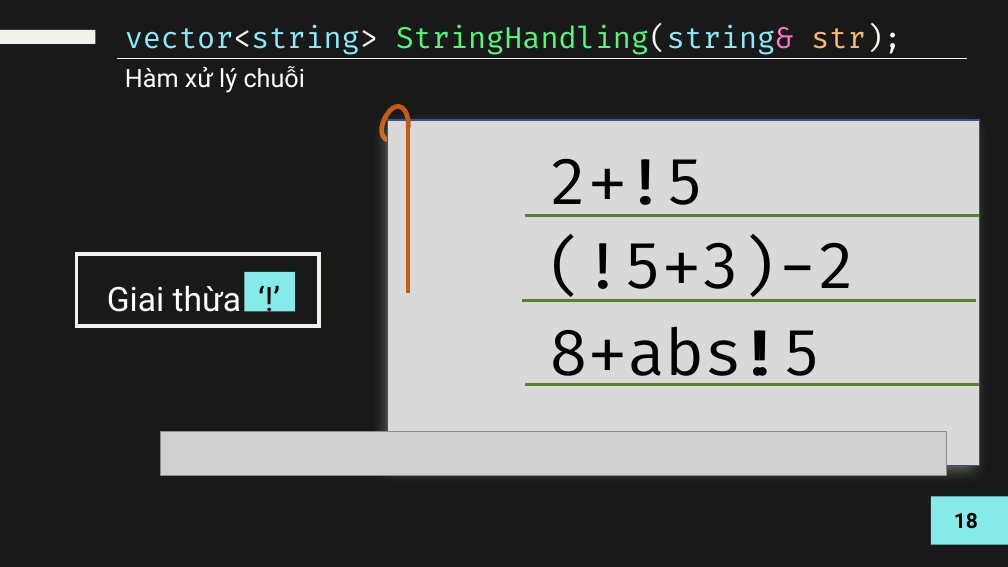
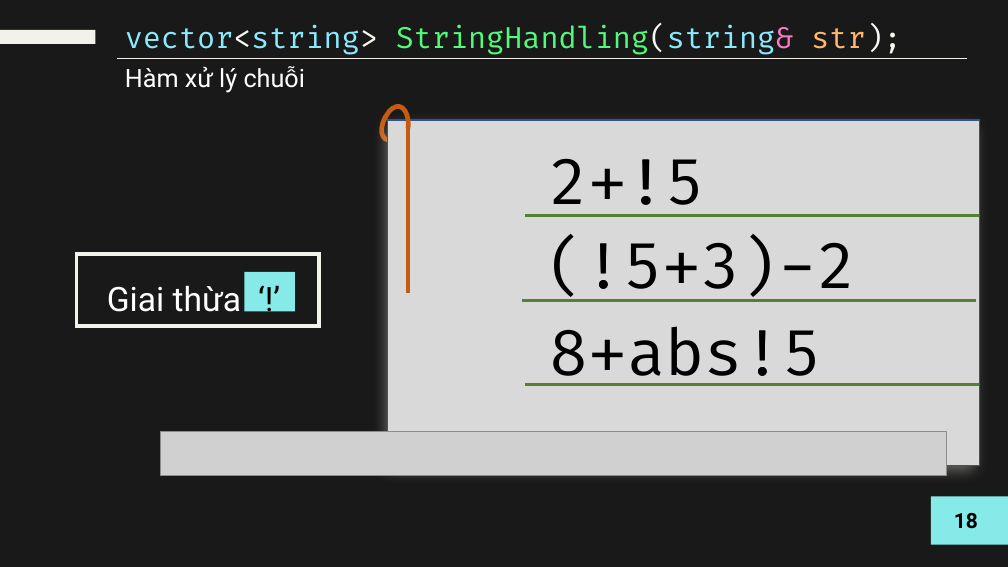
Before and after one commit to ngocson1042002/Project-OOP, a slide deck: slide 31 of Presentation-Bai2.pptx. Drawn at 1008x567 pixels with LibreOffice and Linux fonts; fonts in the diff are those of the drawing; grey boxes stand for pictures. Boxes give left, top, right and bottom in pixels: in the first picture for what was removed or moved away, otherwise in the second. Text is boxed around its words. In the diff, an @@ line names an element or a change of style, - is before the commit and + after.

```diff
--- a/Presentation-Bai2.pptx
+++ b/Presentation-Bai2.pptx
@@ text "!" moved from (x1=731, y1=309, x2=783, y2=392) to (x1=736, y1=309, x2=788, y2=392) @@
```
Also in this commit, not shown: 5 other slides changed.
